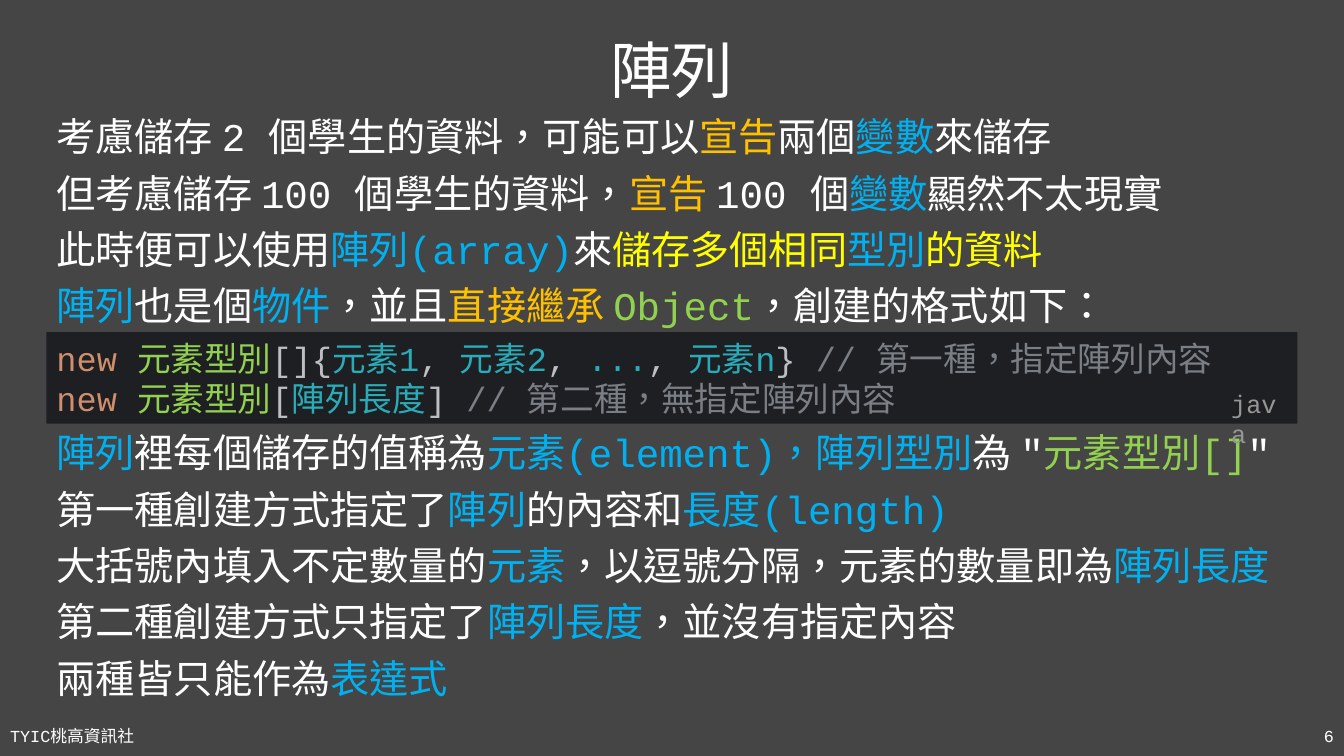
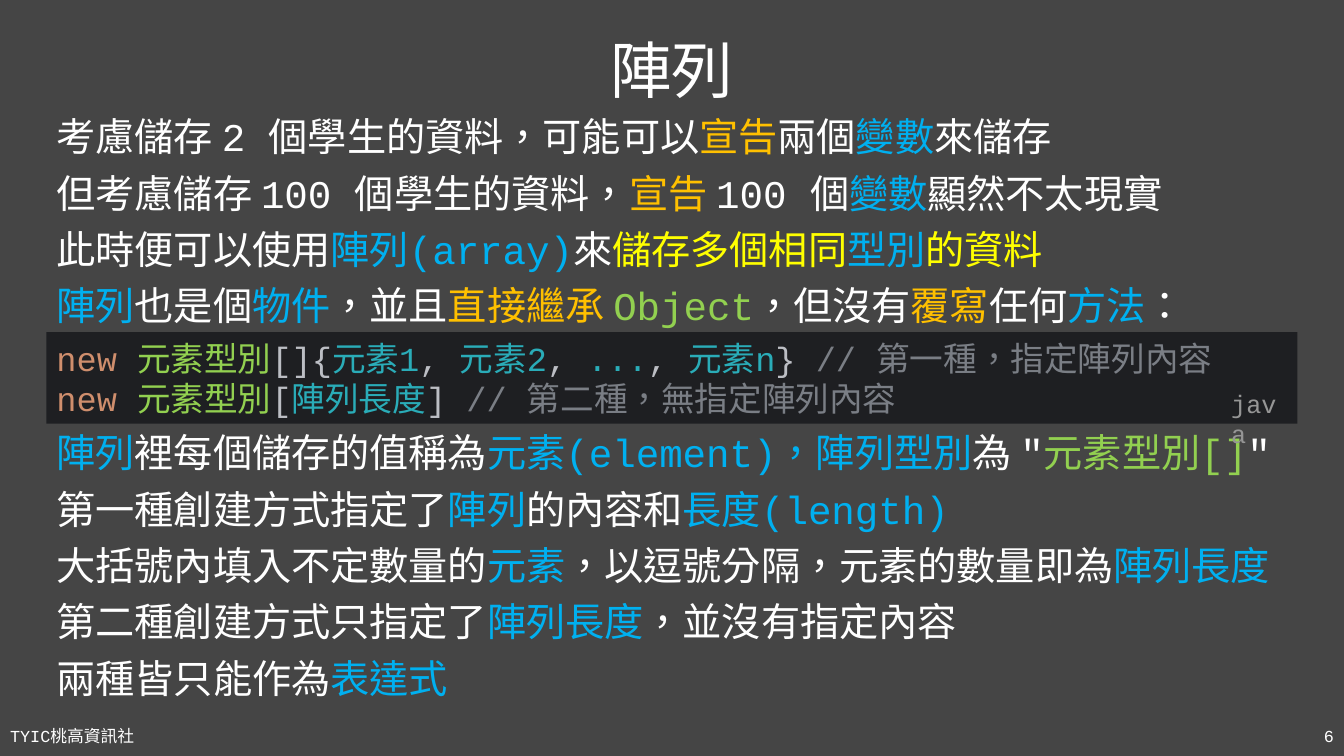
Before and after one commit to TYSHIC/slides, a slide deck: slide 6 of powerpoint/10_包裝類別與工具類別(1).pptx. Drawn at 1344x756 pixels with LibreOffice and Linux fonts; fonts in the diff are those of the drawing. Boxes give left, top, right and bottom in pixels: in the first picture for what was removed or moved away, otherwise in the second. Text is boxed around its words. In the diff, an @@ line names an element or a change of style, - is before the commit and + after.

```diff
--- a/powerpoint/10_包裝類別與工具類別(1).pptx
+++ b/powerpoint/10_包裝類別與工具類別(1).pptx
@@ text at (57,287,1185,328): text changed @@
-陣列也是個物件，並且直接繼承 Object，創建的格式如下：
+陣列也是個物件，並且直接繼承 Object，但沒有覆寫任何方法：
```
Also in this commit, not shown: 3 other slides changed, 2 slides added, 3 other files.
